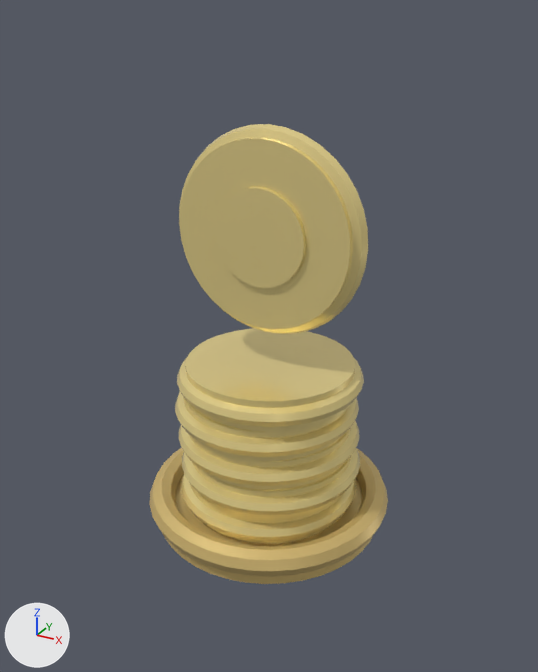
What one commit did to the glTF model Assets/Resources/Snack/Towers/Gold.glb.
One viewpoint serves both versions: a 50 mm lens placed at (0.768, -1.395, 1.183), pointed at (0.016, -0.028, 0.499). The lights are fixed; the arrows at lower left show +X, +Y and +Z. The first picture is the older version. Vertices at exactly the same position are counted once.

In view in the first picture: 'coins', 'emitter', 'pedestal'.
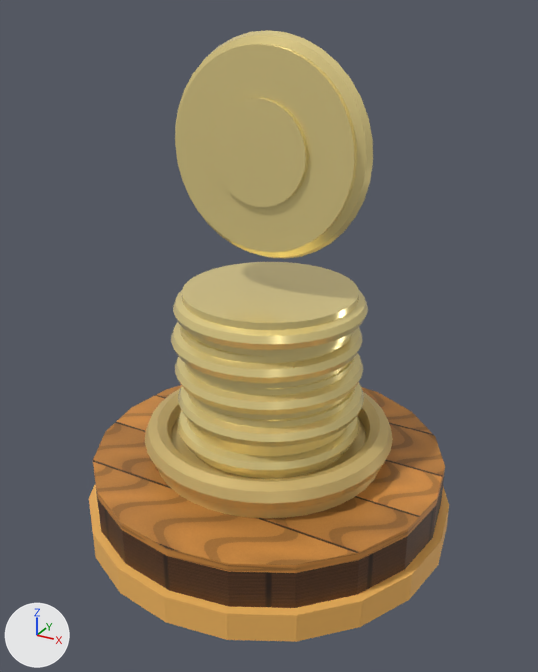
The change, as a diff of the scene's bpy script:
```diff
--- a/Assets/Resources/Snack/Towers/Gold.glb.py
+++ b/Assets/Resources/Snack/Towers/Gold.glb.py
@@ img_woodtopplanks @@
+img_woodtopplanks = load_image('WoodTopPlanks', '_unpacked/WoodTopPlanks', 512, 512, 'sRGB')
@@ img_woodsideband @@
+img_woodsideband = load_image('WoodSideBand', '_unpacked/WoodSideBand', 512, 256, 'sRGB')
@@ mat_woodtop @@
+mat_woodtop = principled_material('WoodTop')
+mat_woodtop.texture = img_woodtopplanks
+mat_woodtop.roughness = 0.55
@@ mat_woodside @@
+mat_woodside = principled_material('WoodSide')
+mat_woodside.texture = img_woodsideband
+mat_woodside.roughness = 0.55
@@ mat_tierorange @@
+mat_tierorange = principled_material('TierOrange')
+mat_tierorange.base_color = (0.95, 0.5, 0.12)  # orange #f9bc61
@@ me_coins_mesh @@
 # used by ob_coins; location = (0.0, 0.0, 0.0)
-me_coins_mesh.from_pydata(...)  # 1840 vertices, 3660 faces; spans x -0.227..0.229, y -0.223..0.227, z 0.045..0.42
+me_coins_mesh.from_pydata(...)  # 1840 vertices, 3660 faces; spans x -0.227..0.229, y -0.223..0.227, z 0.225..0.6
+# me_coins_mesh part 1: the whole mesh is moved by (0.0, 0.0, 0.18)
 me_coins_mesh.materials.append(mat_goldfoil)
@@ me_emitter_mesh @@
 # used by ob_emitter; location = (0.0, 0.0, 0.0)
-me_emitter_mesh.from_pydata(...)  # 432 vertices, 856 faces; spans x -0.234..0.234, y -0.048..0.048, z 0.496..0.964
+me_emitter_mesh.from_pydata(...)  # 432 vertices, 856 faces; spans x -0.234..0.234, y -0.048..0.048, z 0.676..1.144
+# me_emitter_mesh part 2: the whole mesh is moved by (0.0, 0.0, 0.18)
 me_emitter_mesh.materials.append(mat_goldfoil)
@@ me_pedestal_mesh @@
 # used by ob_pedestal; location = (0.0, 0.0, 0.0)
-me_pedestal_mesh.from_pydata(...)  # 368 vertices, 732 faces; spans x -0.302..0.302, y -0.302..0.302, z 0.0..0.087
-me_pedestal_mesh.materials.append(mat_goldbrass)  # yellow #e2c57e
+me_pedestal_mesh.from_pydata(...)  # 60 vertices, 152 faces; spans x -0.43..0.43, y -0.43..0.43, z -0.045..0.065
+# me_pedestal_mesh part 3: 368 vertices removed from x -0.302..0.302, y -0.302..0.302, z 0.0..0.087; 60 vertices added at x -0.43..0.43, y -0.43..0.43, z -0.045..0.065
+me_pedestal_mesh.materials.append(mat_woodside)  # picture img_woodsideband
+me_pedestal_mesh.materials.append(mat_woodtop)  # picture img_woodtopplanks
@@ me_cylinder_056 @@
+me_cylinder_056.from_pydata(...)  # a 20-sided cylinder along z spanning x -0.45..0.45, y -0.45..0.45, z -0.035..0.035
+me_cylinder_056.materials.append(mat_tierorange)  # orange #f9bc61
@@ me_pedestal_mesh_1 @@
+me_pedestal_mesh_1.from_pydata(...)  # a 40-sided cylinder along z spanning x -0.28..0.28, y -0.28..0.28, z 0.18..0.225; a torus around z (ring radius 0.27, tube radius 0.032) spanning x -0.302..0.302, y -0.302..0.302, z 0.203..0.267
+me_pedestal_mesh_1.materials.append(mat_goldbrass)  # yellow #e2c57e
@@ ob_pedestal @@
 ob_pedestal = bpy.data.objects.new('pedestal', me_pedestal_mesh)
-ob_pedestal.location = (0.0, 0.0, 0.0)
+ob_pedestal.location = (0.0, 0.0, 0.115)
@@ ob_rim @@
+ob_rim = bpy.data.objects.new('rim', me_cylinder_056)
+ob_rim.location = (0.0, 0.0, 0.035)
@@ ob_gold_pedestal_001 @@
+ob_gold_pedestal_001 = bpy.data.objects.new('Gold_pedestal.001', me_pedestal_mesh_1)
+ob_gold_pedestal_001.location = (0.0, 0.0, 0.0)
```

Location of each change, [x1, y1, x2, y2] in pixels of the pictures (538 x 672 px):
'emitter', moved
    before: [179, 124, 368, 334]
    after: [175, 30, 373, 259]
'coins', moved
    before: [175, 328, 364, 544]
    after: [171, 262, 368, 479]
'pedestal', reshaped, moved, recoloured
    before: [150, 448, 388, 584]
    after: [93, 385, 445, 608]
'Gold_pedestal.001', added
    after: [145, 389, 393, 518]
'rim', added (orange)
    after: [89, 485, 449, 642]
